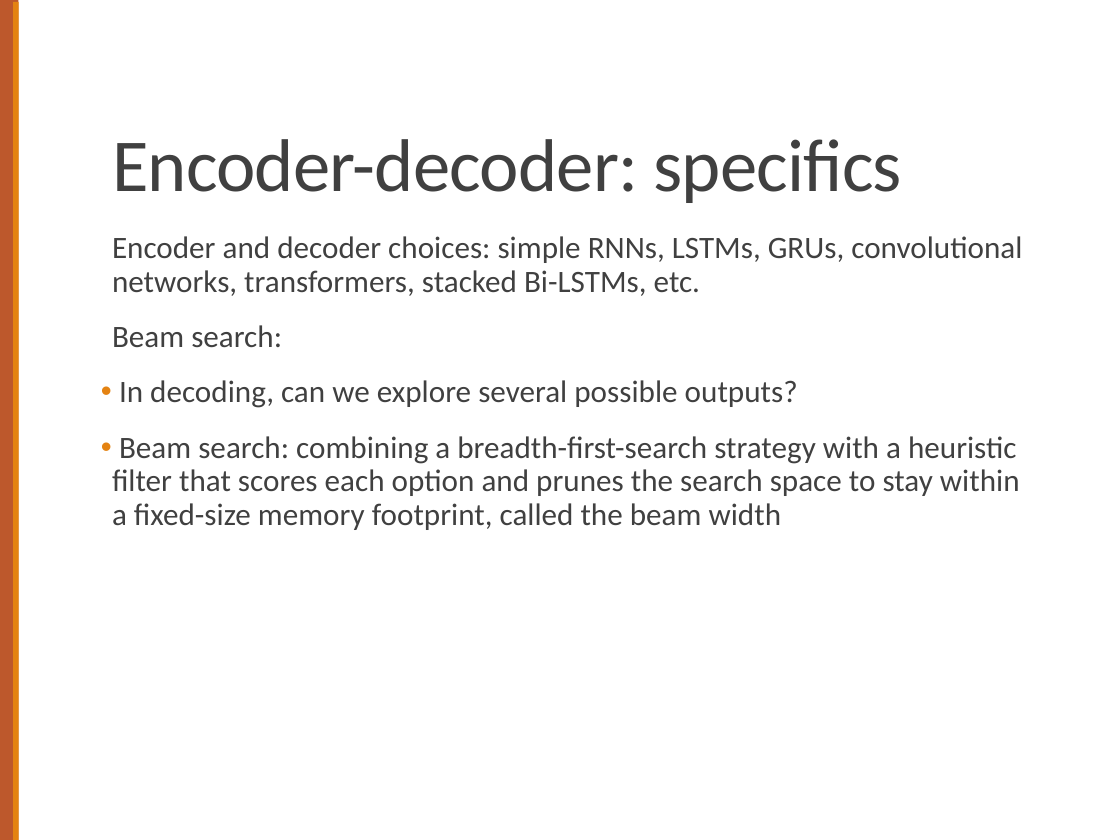
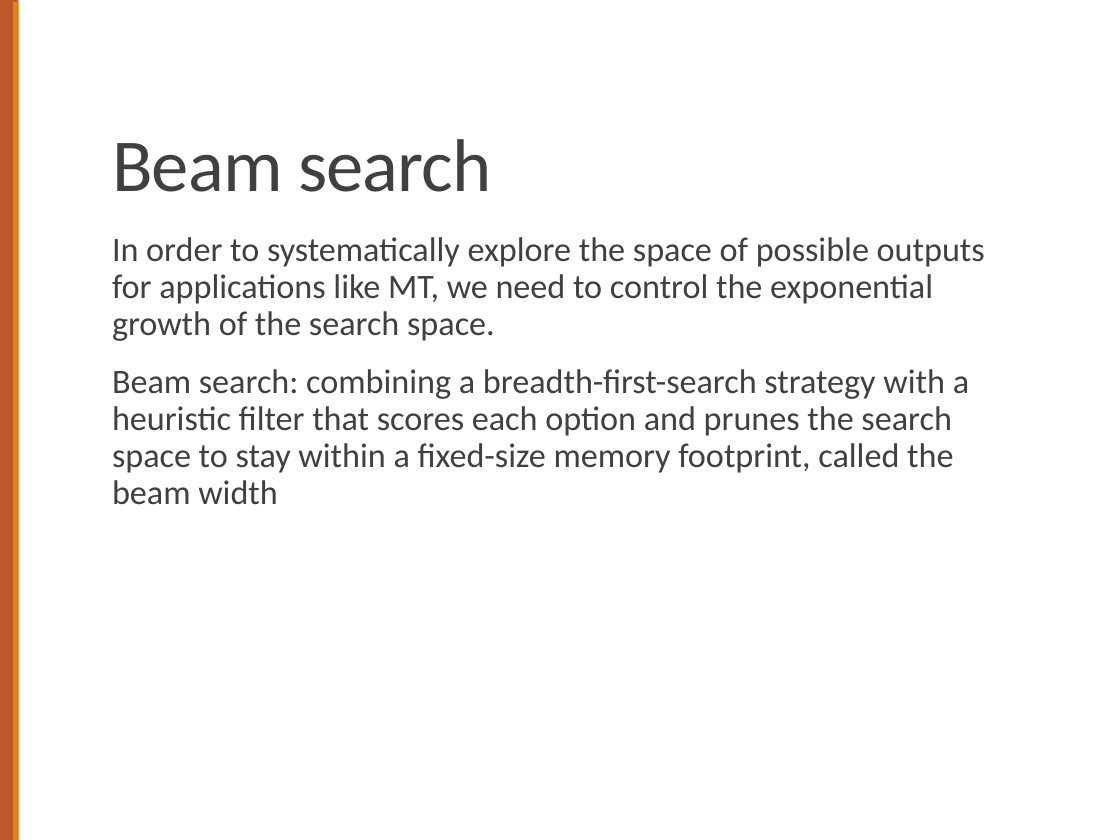
Before and after one commit to computational-linguistics-class/computational-linguistics-class.github.io, a slide deck: slide 27 of slides/18-encoder-decoder-models.pptx (slide 7 before the commit). Drawn at 1120x840 pixels with LibreOffice and Linux fonts; fonts in the diff are those of the drawing. Boxes give left, top, right and bottom in pixels: in the first picture for what was removed or moved away, otherwise in the second. Text is boxed around its words. In the diff, an @@ line names an element or a change of style, - is before the commit and + after.

Commit message:
Slides for today's lecture.

```diff
--- a/slides/18-encoder-decoder-models.pptx
+++ b/slides/18-encoder-decoder-models.pptx
@@ title at box(112, 139, 492, 192): text changed @@
-Encoder-decoder: specifics
+Beam search
@@ text at box(112, 237, 985, 341): text changed; size 20 to 22 pt @@
-  Encoder and decoder choices: simple RNNs, LSTMs, GRUs, convolutional networks, transformers, stacked Bi-LSTMs, etc.
-  Beam search:
-• In decoding, can we explore several possible outputs?
+  In order to systematically explore the space of possible outputs for applications like MT, we need to control the exponential growth of the search space.
@@ text at box(112, 369, 969, 505): size 20 to 22 pt in "Beam search: combining a breadth-first-search strategy with ..."; bullet • to   @@
```
Also in this commit, not shown: 4 other slides changed, 20 slides added, 2 other files.
